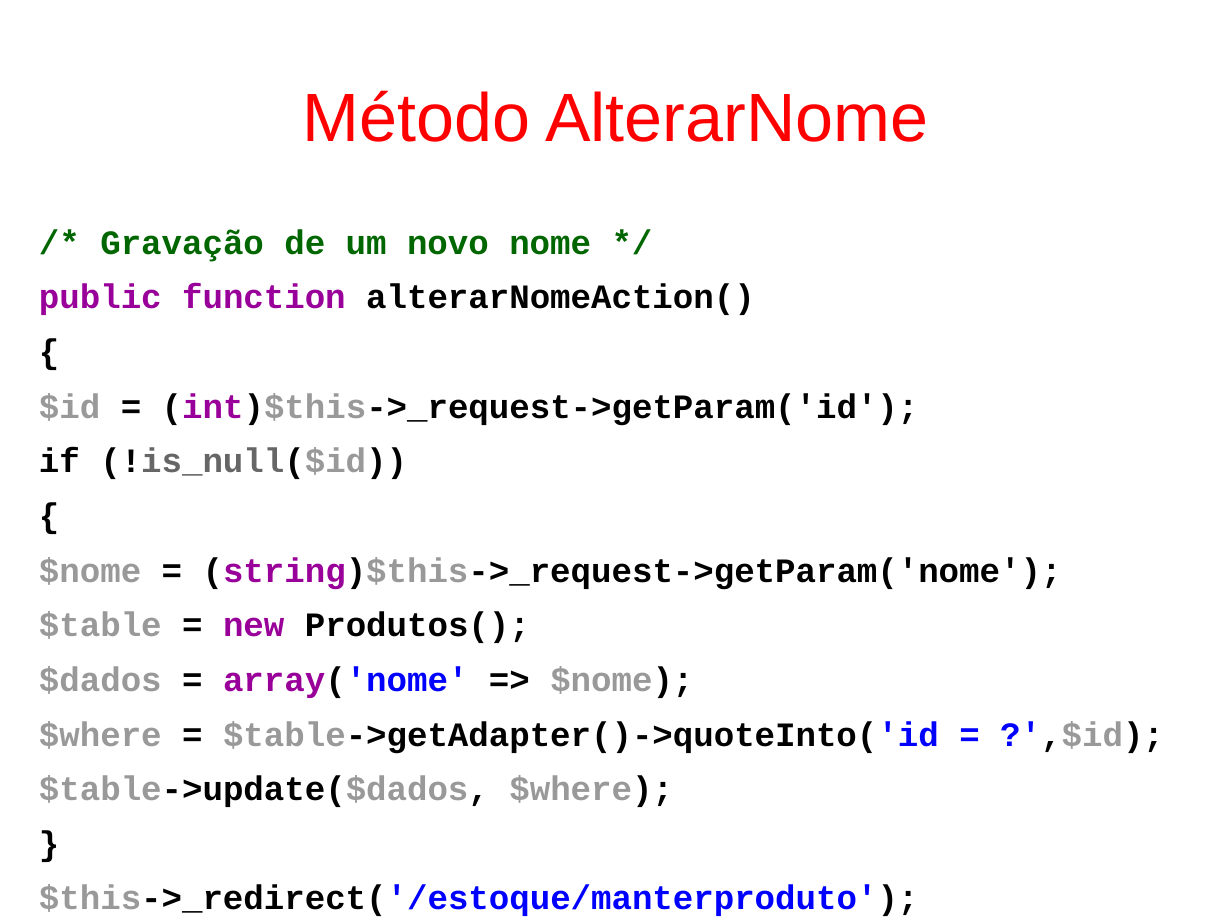
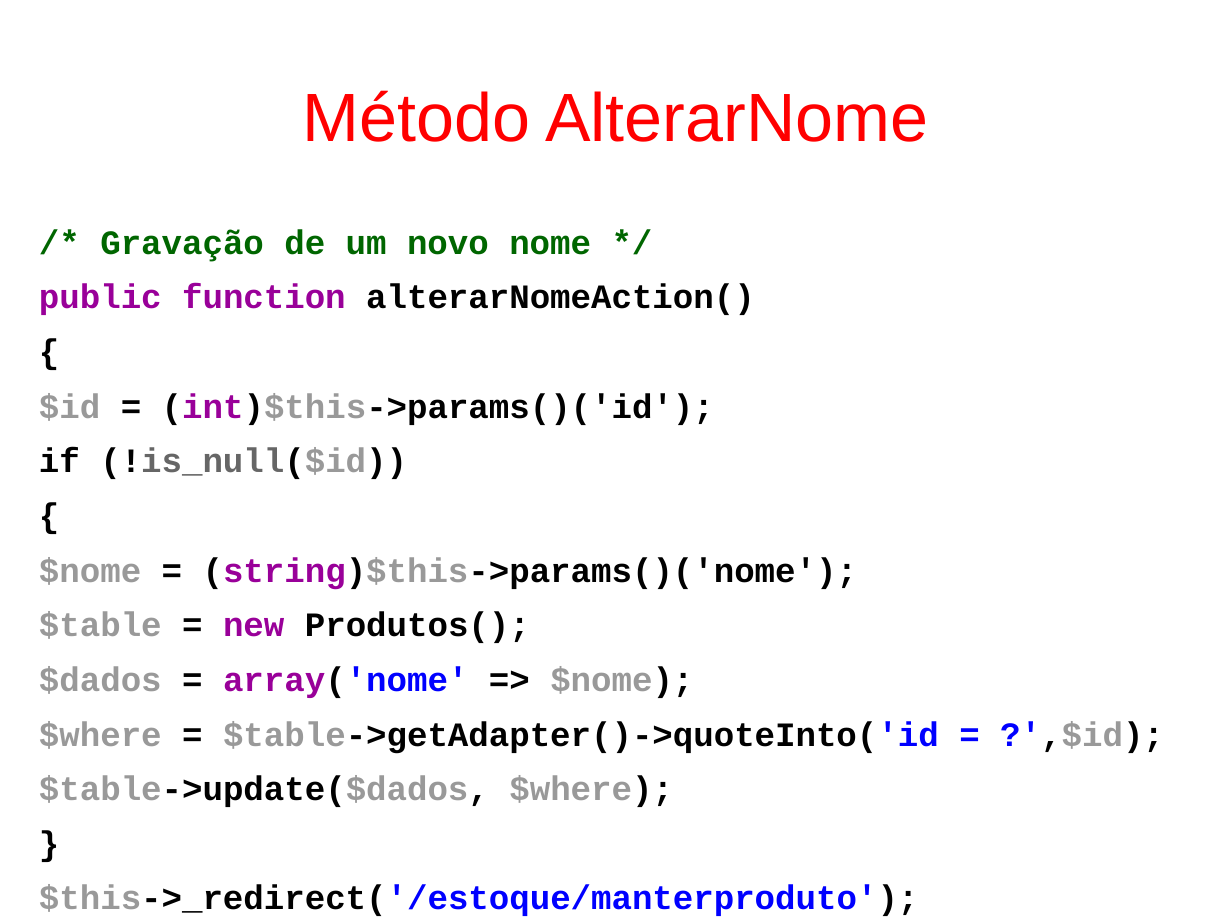
Before and after one commit to fgsl/lojasacme, a slide deck: slide 166 of docs/tutorial.odp. Drawn at 1232x924 pixels with LibreOffice and Linux fonts; fonts in the diff are those of the drawing. Boxes give left, top, right and bottom in pixels: in the first picture for what was removed or moved away, otherwise in the second. Text is boxed around its words. In the diff, an @@ line names an element or a change of style, - is before the commit and + after.

```diff
--- a/docs/tutorial.odp
+++ b/docs/tutorial.odp
@@ text at <box>39,393,714,425</box>: text changed @@
-$id = (int)$this->_request->getParam('id');
+$id = (int)$this->params()('id');
@@ text at <box>39,557,857,590</box>: text changed @@
-$nome = (string)$this->_request->getParam('nome');
+$nome = (string)$this->params()('nome');
```
Also in this commit, not shown: 34 other slides changed, 1 other file.
